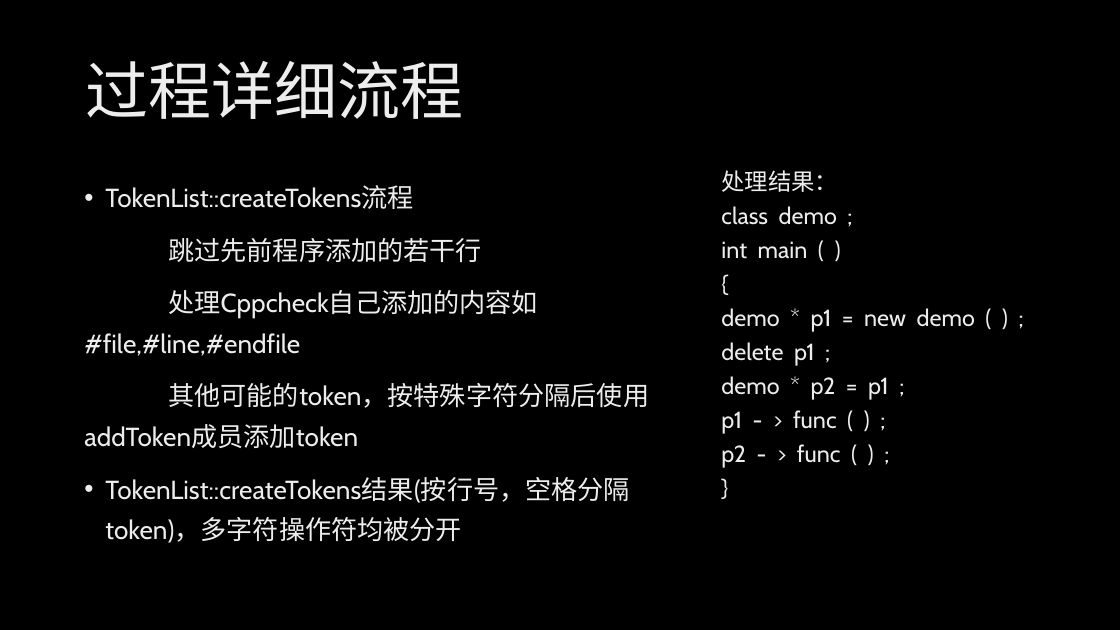
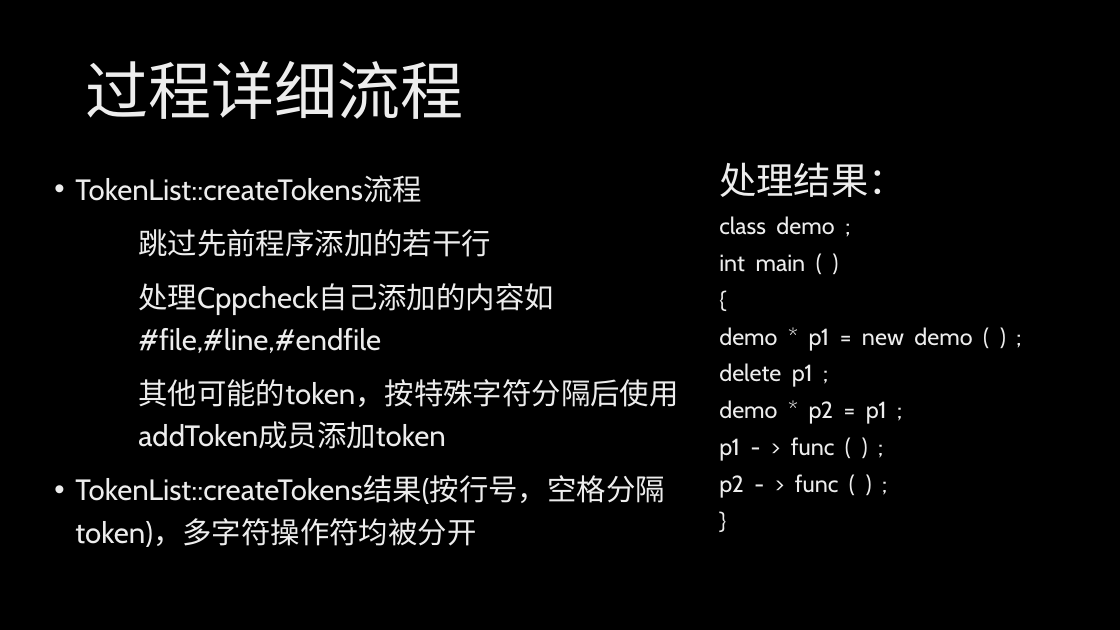
Before and after one commit to HSCppcheck/Cppcheck, a slide deck: slide 10 of 汇报/第四、五周工作汇报.pptx. Drawn at 1120x630 pixels with LibreOffice and Linux fonts; fonts in the diff are those of the drawing; background and template pictures are left out. Boxes give left, top, right and bottom in pixels: in the first picture for what was removed or moved away, otherwise in the second. Text is boxed around its words. In the diff, an @@ line names an element or a change of style, - is before the commit and + after.

```diff
--- a/汇报/第四、五周工作汇报.pptx
+++ b/汇报/第四、五周工作汇报.pptx
@@ text "TokenList::createTokens流程": place and size @@
-text "TokenList::createTokens流程" at [84,186,649,543]
+text "TokenList::createTokens流程" at [75,175,678,547]
@@ text at [75,175,664,547]: size 22.4 to 25.2 pt in "TokenList::createTokens流程", "跳过先前程序添加的若干行", "TokenList::createTokens结果(按行号，空格分隔token)，多字符操作符均被分开"; line spacing 1.3 to 1.2 @@
@@ text "处理结果：": place and size @@
-text "处理结果：" at [721,170,975,468]
+text "处理结果：" at [719,162,972,498]
@@ text "处理结果：" at [719,162,972,498]: size 20 to 32 pt in "处理结果："; line spacing 0.8 to 0.9 @@
@@ text at [138,283,678,449]: text changed; size 22.4 to 25.2 pt @@
-处理Cppcheck自己添加的内容如#file,#line,#endfile
-其他可能的token，按特殊字符分隔后使用addToken成员添加token
+处理Cppcheck自己添加的内容如 #file,#line,#endfile
+其他可能的token，按特殊字符分隔后使用 addToken成员添加token
```
Also in this commit, not shown: 1 other slide changed.
